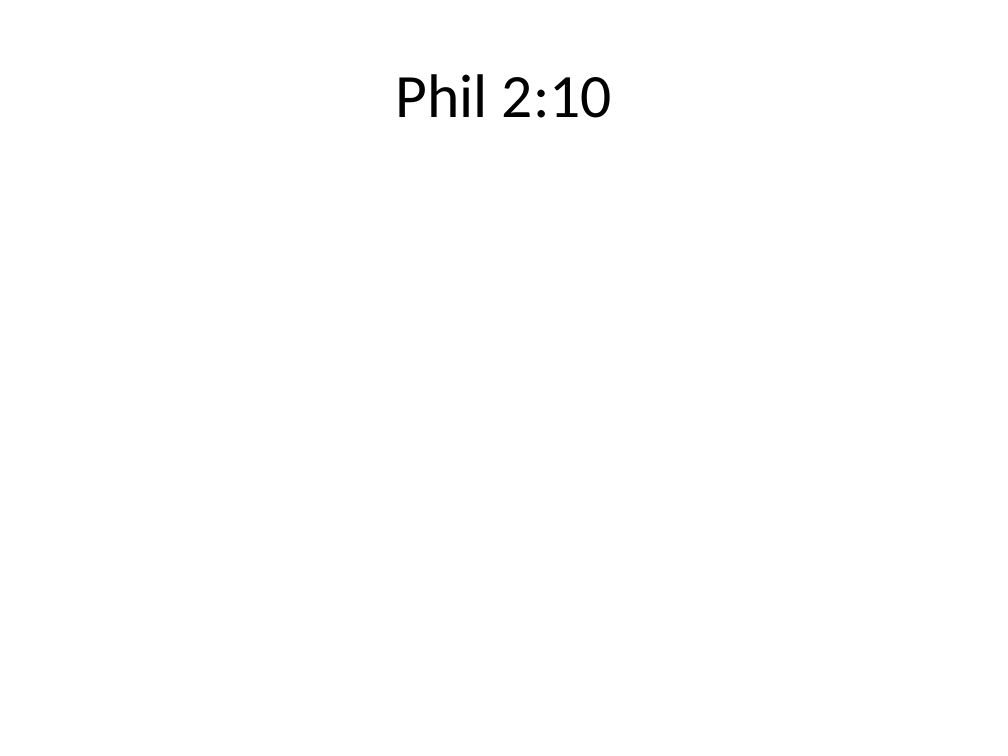
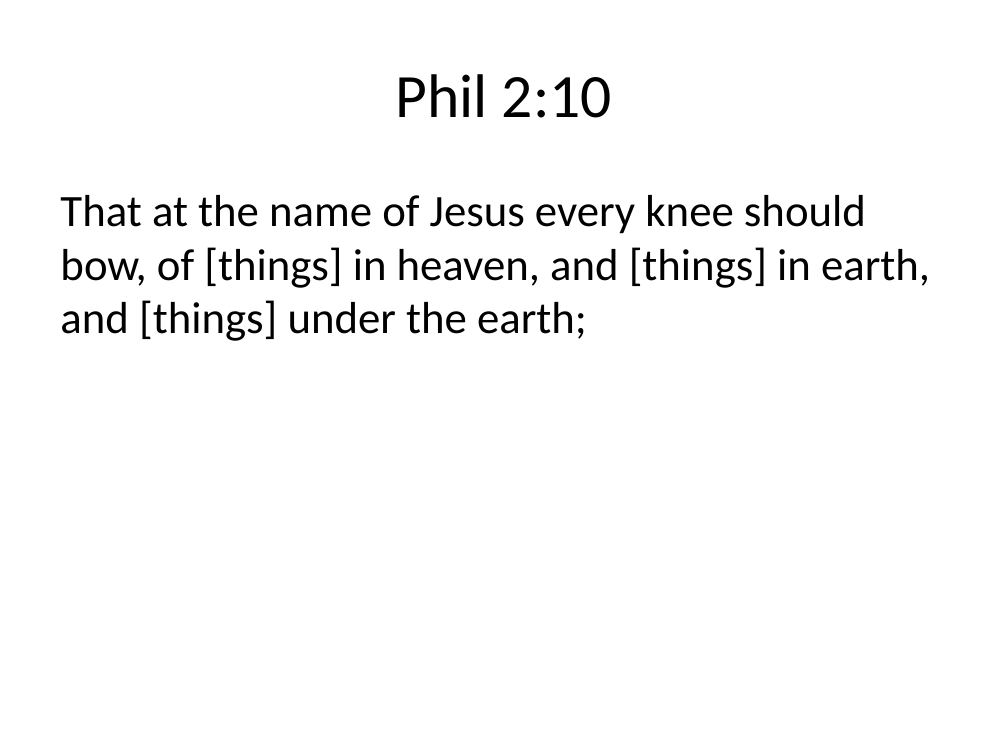
Before and after one commit to sjanhunen/dokimazo, a slide deck: slide 8 of presentations/InHisName.pptx (slide 4 before the commit). Drawn at 1008x756 pixels with LibreOffice and Linux fonts; fonts in the diff are those of the drawing. Boxes give left, top, right and bottom in pixels: in the first picture for what was removed or moved away, otherwise in the second. Text is boxed around its words. In the diff, an @@ line names an element or a change of style, - is before the commit and + after.

Commit message:
Finish everything except conclusion.

```diff
--- a/presentations/InHisName.pptx
+++ b/presentations/InHisName.pptx
@@ text added at <box>60,195,930,341</box>, 32 pt, text #000000 @@
+That at the name of Jesus every knee should bow, of [things] in heaven, and [things] in earth, and [things] under the earth;
```
Also in this commit, not shown: 10 other slides changed, 7 slides added, 5 slides removed, 1 other file.
